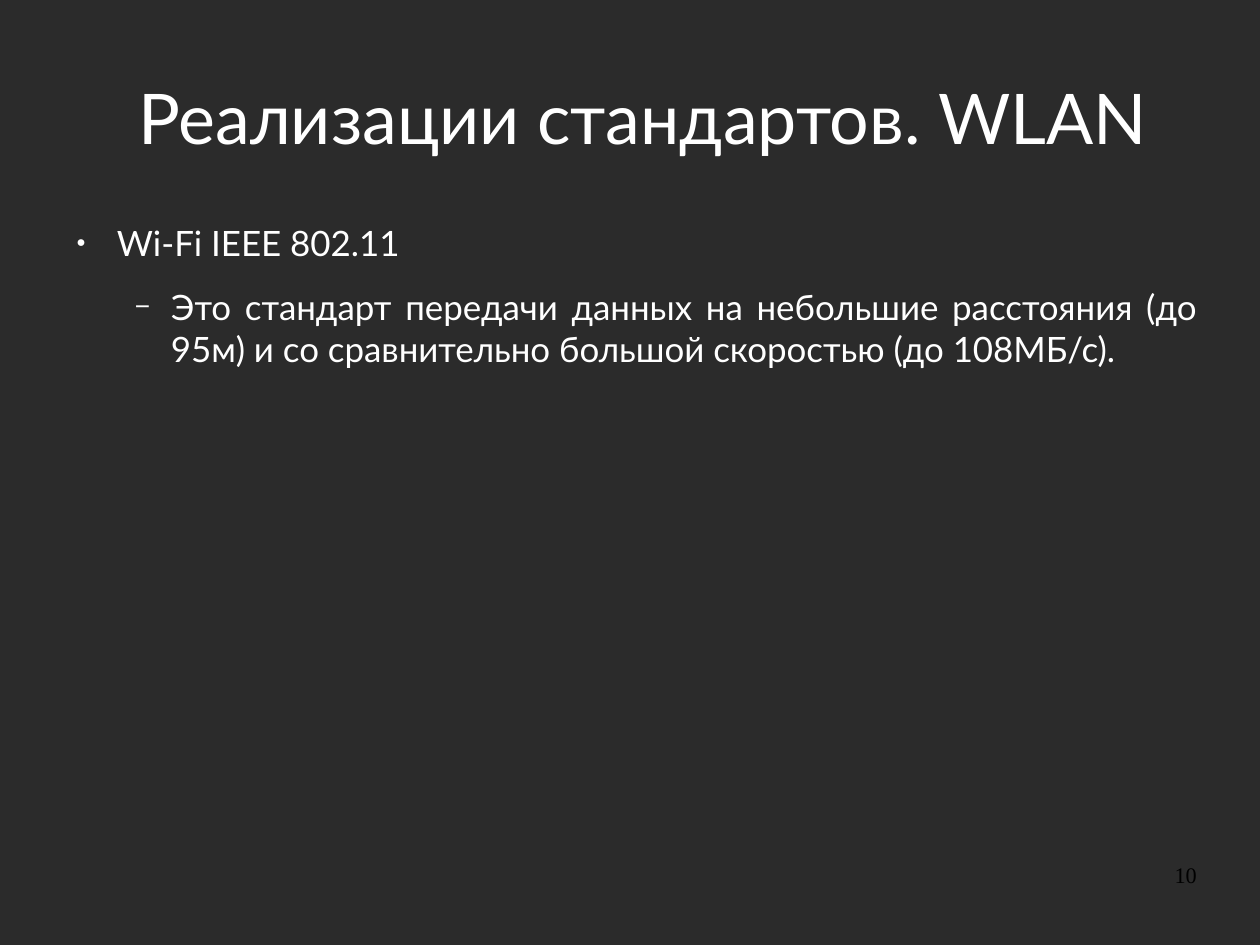
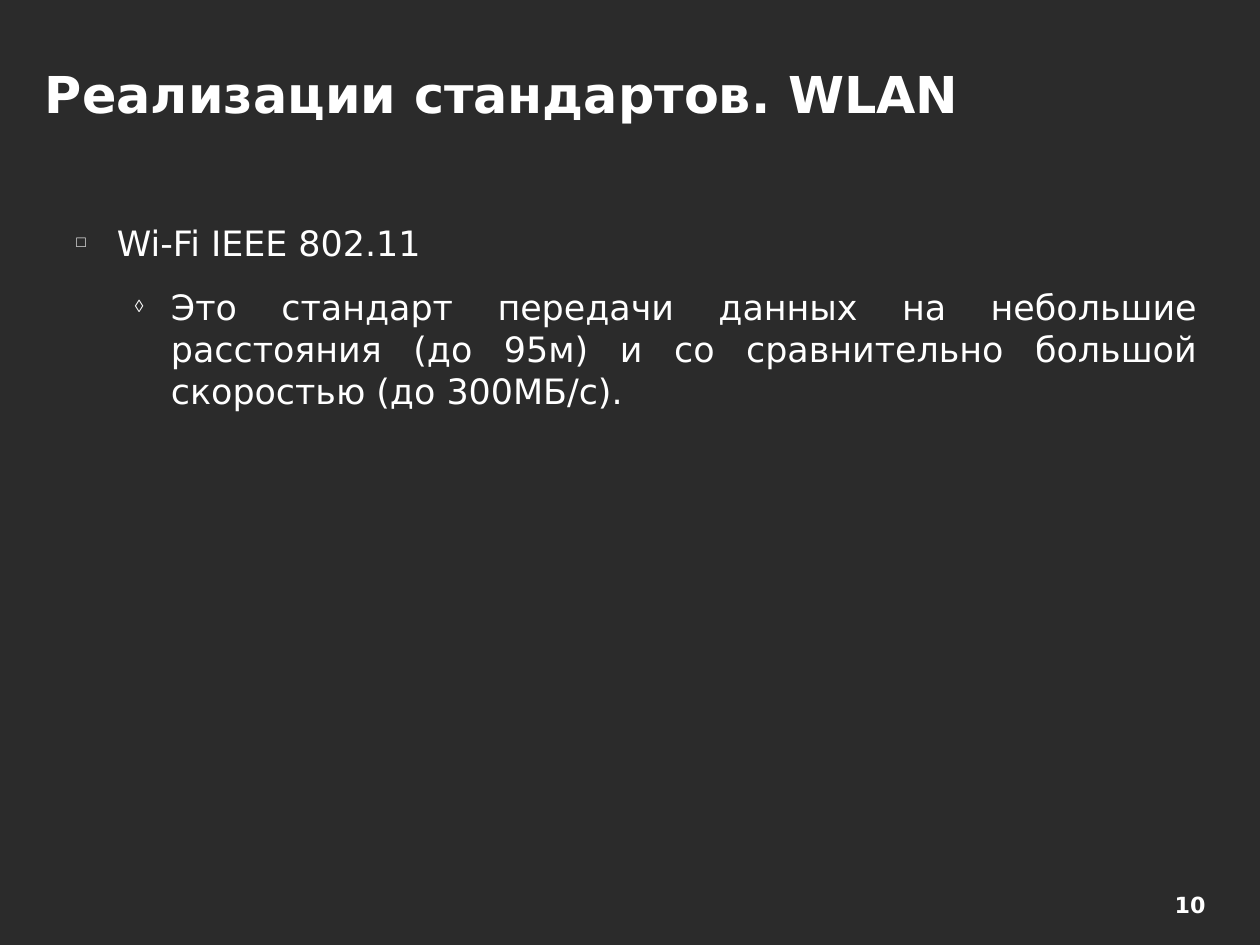
Before and after one commit to aeremenok/a-team-777, a slide deck: slide 10 of 10/smm/doc/eav_wireless.odp. Drawn at 1260x945 pixels with LibreOffice and Linux fonts; fonts in the diff are those of the drawing; background and template pictures are left out; a plain dark background stands for a picture behind light text. Boxes give left, top, right and bottom in pixels: in the first picture for what was removed or moved away, otherwise in the second. Text is boxed around its words. In the diff, an @@ line names an element or a change of style, - is before the commit and + after.

```diff
--- a/10/smm/doc/eav_wireless.odp
+++ b/10/smm/doc/eav_wireless.odp
@@ title "Реализации стандартов. WLAN" moved from (x1=138, y1=94, x2=1147, y2=156) to (x1=45, y1=76, x2=958, y2=124) @@
@@ title "Реализации стандартов. WLAN" at (x1=45, y1=76, x2=958, y2=124): size 44 to 32 pt, font Lato to DejaVu Sans, bold on; alignment centre to left @@
@@ text at (x1=117, y1=229, x2=420, y2=257): font Lato to DejaVu Sans in "Wi-Fi IEEE 802.11"; bullet ● to □ @@
@@ text at (x1=171, y1=293, x2=1197, y2=412): text changed; font Lato to DejaVu Sans @@
-  − Это стандарт передачи данных на небольшие расстояния (до 95м) и со сравнительно большой скоростью (до 108МБ/с).
+  ◊ Это стандарт передачи данных на небольшие расстояния (до 95м) и со сравнительно большой скоростью (до 300МБ/с).
@@ page number moved from (x1=1175, y1=869, x2=1197, y2=883) to (x1=1175, y1=896, x2=1206, y2=914) @@
@@ page number at (x1=1175, y1=896, x2=1206, y2=914): font Times New Roman to DejaVu Sans, text colour #000000 to #FFFFFF, bold on; alignment right to centre @@
```
Also in this commit, not shown: 43 other slides changed.
